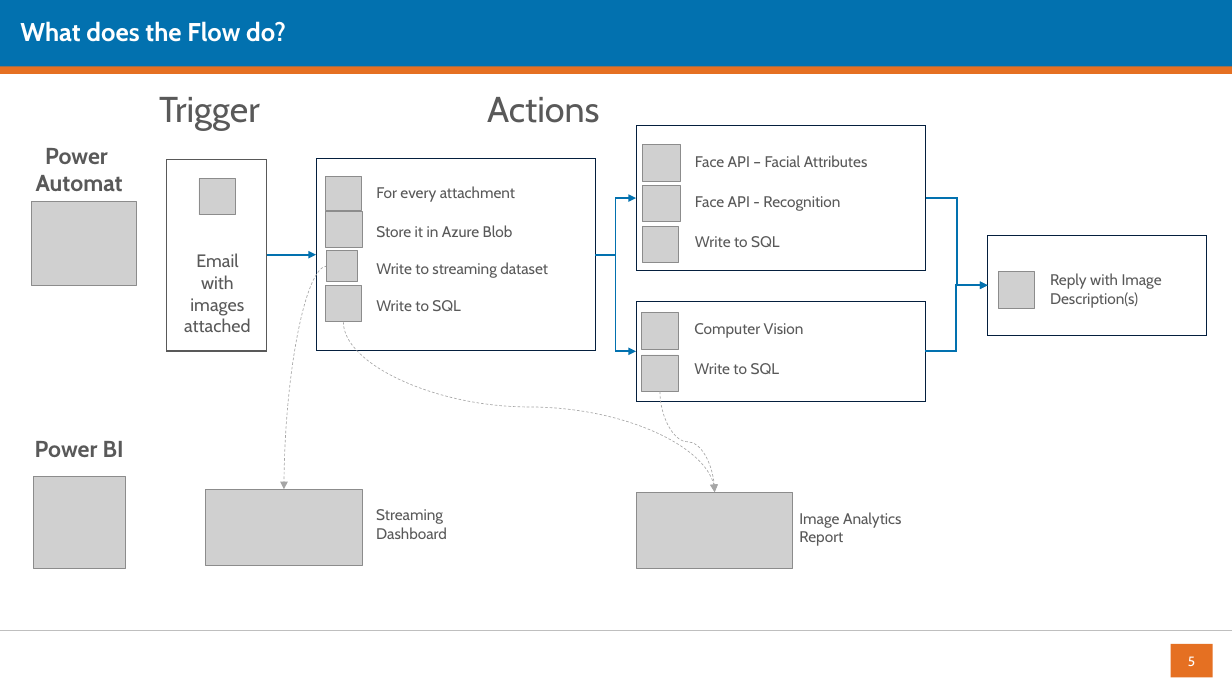
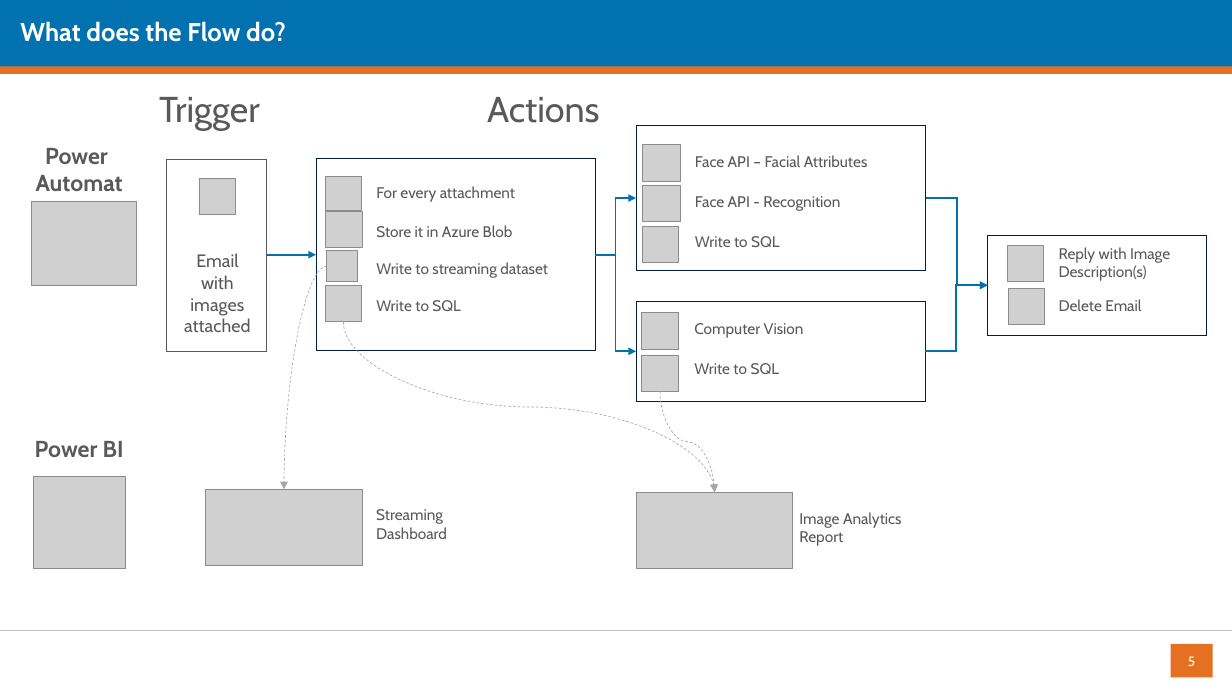
Before and after one commit to datalineo/sessions, a slide deck: slide 5 of Power Automate Image Analytics/Power Automate Image Analytics.pptx. Drawn at 1232x693 pixels with LibreOffice and Linux fonts; fonts in the diff are those of the drawing; grey boxes stand for pictures; background and template pictures are left out. Boxes give left, top, right and bottom in pixels: in the first picture for what was removed or moved away, otherwise in the second. Text is boxed around its words. In the diff, an @@ line names an element or a change of style, - is before the commit and + after.

```diff
--- a/Power Automate Image Analytics/Power Automate Image Analytics.pptx
+++ b/Power Automate Image Analytics/Power Automate Image Analytics.pptx
@@ text "Reply with Image Description(s)": place and size @@
-text "Reply with Image Description(s)" at (1050, 273, 1162, 308)
+text "Reply with Image Description(s)" at (1059, 247, 1170, 281)
@@ picture: place and size @@
-picture at (999, 272, 1035, 308)
+picture at (1007, 245, 1043, 281)
@@ picture added at (1008, 288, 1044, 324) @@
@@ text added at (1059, 299, 1141, 311), 12 pt, text #595959 @@
+Delete Email
```
Also in this commit, not shown: 3 other files.
